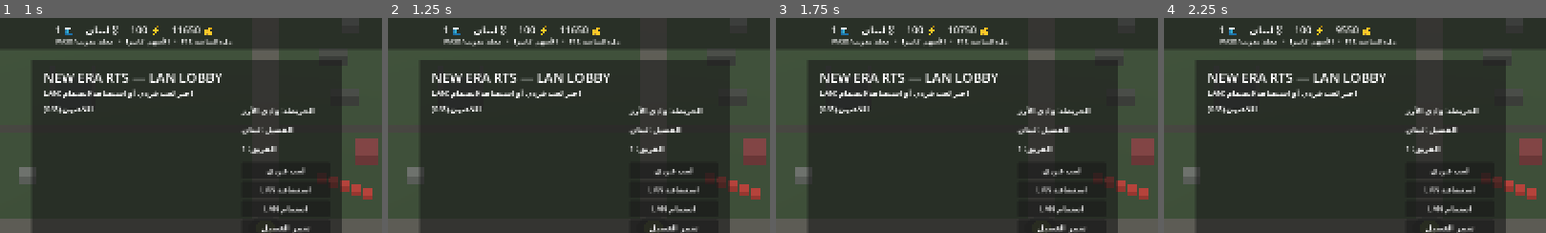
Above: before the commit, frames 1-4 (left to right).
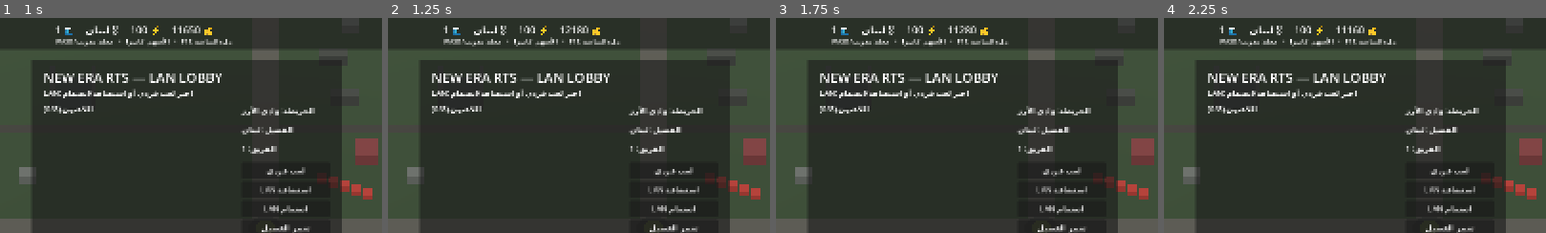
Above: after the commit, the same moments.

Repository: gsgsghdv-pixel/NEW-ERA-RTS
Game: Godot game, scene res://scenes/main.tscn
Same seed, same stepped clock (60 frames per second), same inputs: the game is played once before the commit and once after it.
Inputs:
- Up to frame 1 (1 s): click "جندي [1]" at 0.5 s
- Up to frame 2 (1.25 s): no input
- Up to frame 3 (1.75 s): click "دبابة [2]" at 1.25 s
- Up to frame 4 (2.25 s): click "مدفعية [3]" at 2 s
The pictures show only the part of the screen within x 15-65%, y 1-51%; the shares and areas given below are measured in that part.

Frame 1 is identical in both runs. In frame 2, 0.1% of the frame differs, in the area x 46-51%, y 3-8%; in frame 3, less than 0.1%; in frame 4, 0.3%, in the area x 45-56%, y 3-8%.

Commit message:
Activate RTS construction and economy integration

Diff:
--- a/scenes/main.tscn
+++ b/scenes/main.tscn
@@ -8,6 +8,7 @@
 [ext_resource path="res://scripts/rts_camera.gd" type="Script" id="6"]
 [ext_resource path="res://scripts/large_world_controller.gd" type="Script" id="7"]
 [ext_resource path="res://scripts/base_building_controller.gd" type="Script" id="8"]
+[ext_resource path="res://scripts/rts_build_integration.gd" type="Script" id="9"]
 
 [node name="NEW_ERA_RTS" type="Node3D"]
 script = ExtResource("1")
@@ -30,5 +31,8 @@
 [node name="BaseBuildingController" type="Node" parent="."]
 script = ExtResource("8")
 
+[node name="RTSBuildIntegration" type="Node" parent="."]
+script = ExtResource("9")
+
 [node name="LANLobby" type="CanvasLayer" parent="."]
 script = ExtResource("4")
Not shown: 1 places in scenes/main.tscn that only renumber resources
